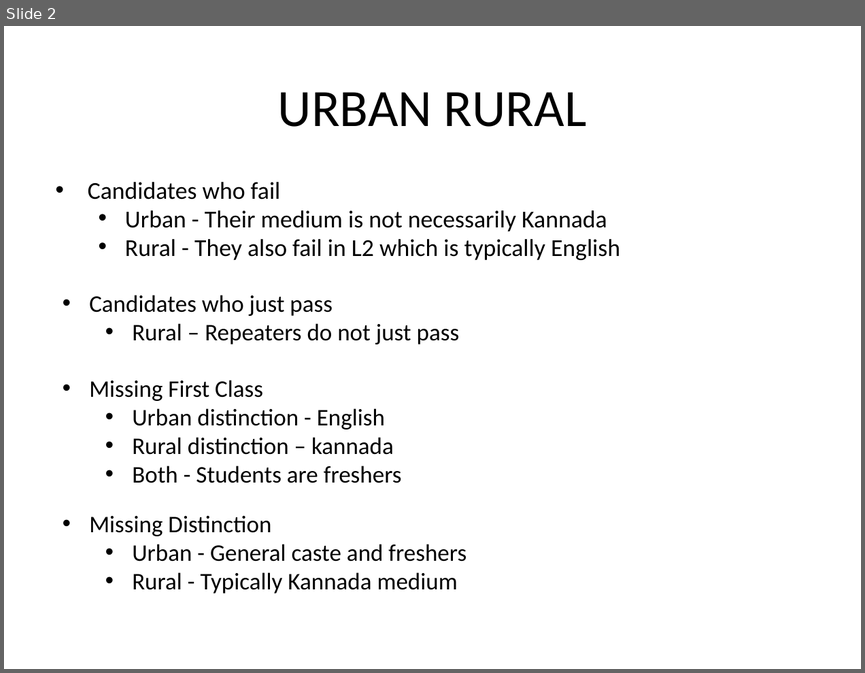
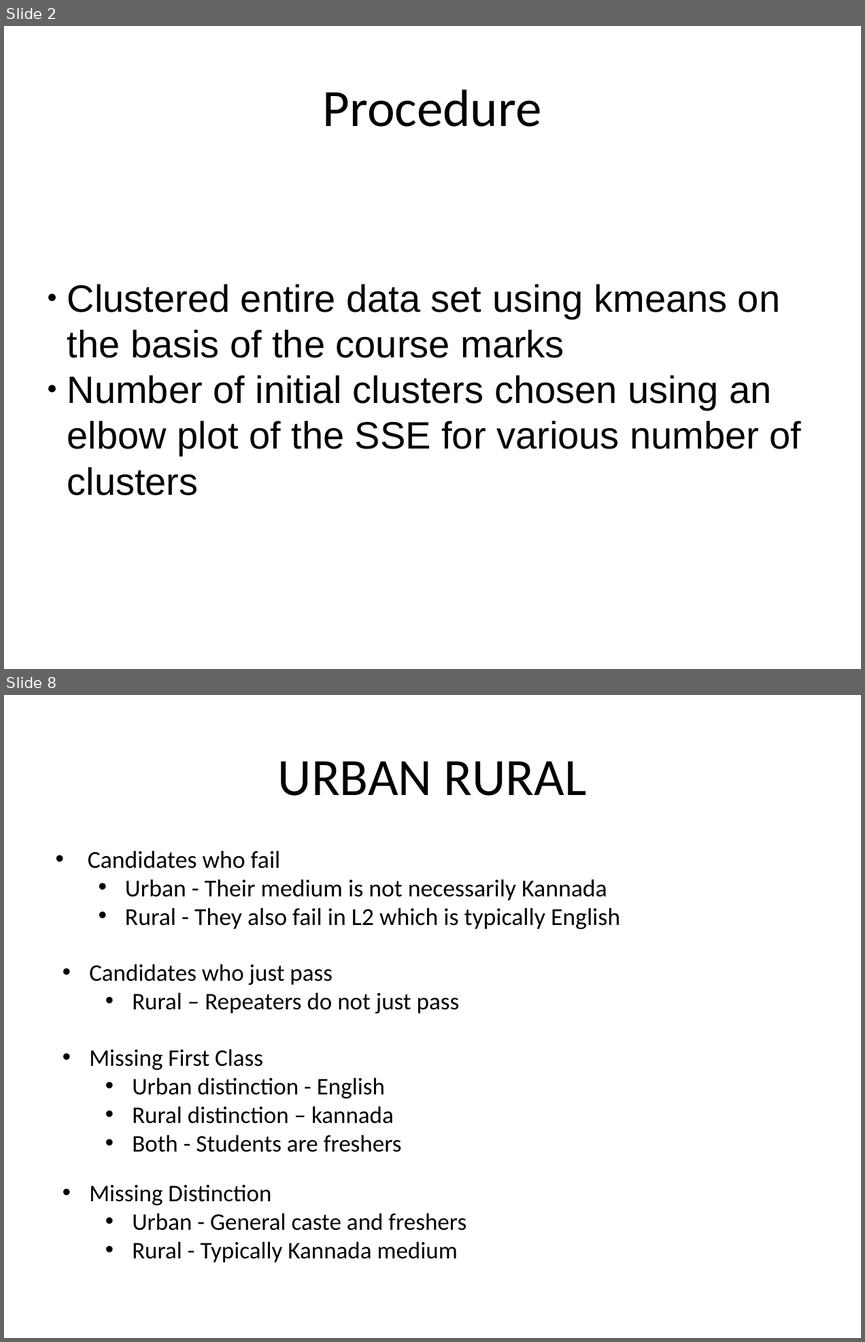
Before and after one commit to AbhijithMadhav/SSLC-Data-Analysis, a slide deck: src/8_cross_cluster_analysis/presentation.odp. Shown one above the other, each under a label of ours: slide 2 before the commit, slides 2 and 8 after it; the slides between them are not shown. The pictures are 865x673 and 865x1342 pixels, drawn with LibreOffice and Linux fonts; fonts in the diff are those of the drawing. Boxes give left, top, right and bottom in pixels: in the first picture for what was removed or moved away, otherwise in the second. Text is boxed around its words. In the diff, an @@ line names an element or a change of style, - is before the commit and + after.

```diff
--- a/src/8_cross_cluster_analysis/presentation.odp
+++ b/src/8_cross_cluster_analysis/presentation.odp
@@ slide 2 added at (4, 26, 861, 669), background #FFFFFF @@
@@ title added at (323, 89, 542, 127), 44 pt, text #000000 @@
+Procedure
@@ subtitle added at (67, 284, 802, 495), 32 pt, text #000000 @@
+● Clustered entire data set using kmeans on the basis of the course marks
+● Number of initial clusters chosen using an elbow plot of the SSE for various number of clusters
@@ what was slide 2 is now slide 8 @@
```
Also in this commit, not shown: 1 slide changed, 7 other slides added.
